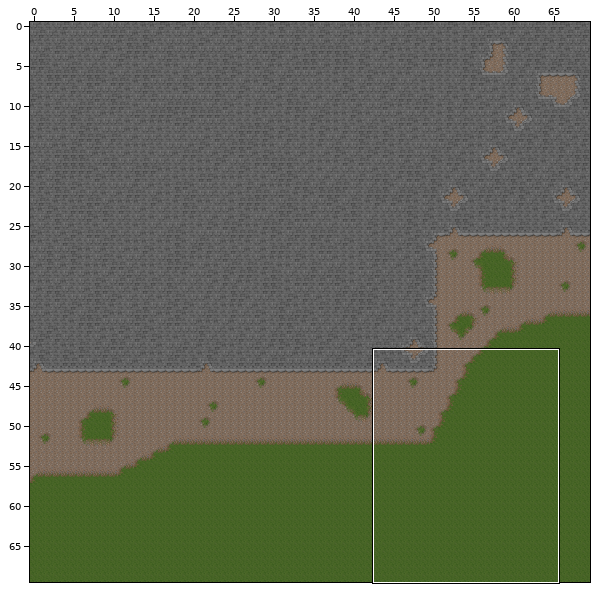
A Tiled map gets an edit: resources/level1.tmx. Above: a wide view before the commit, with the close-up outlined.
Close-up. Before the edit:
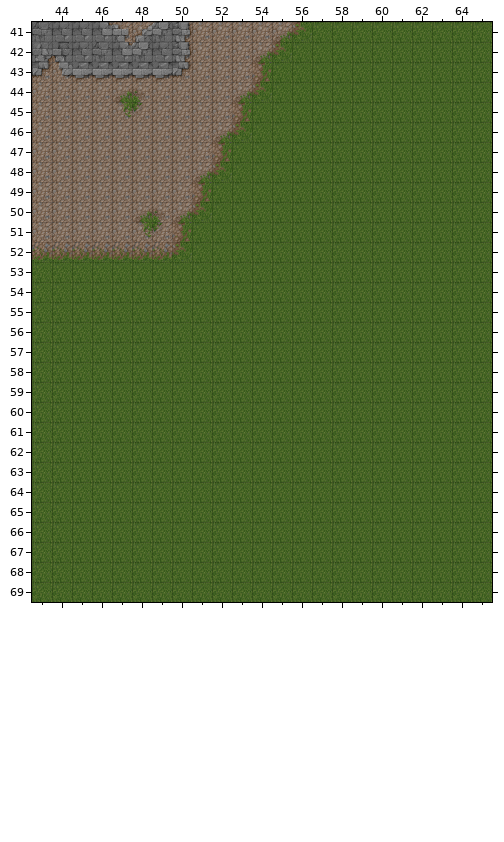
Cells are 40x40 px. Shown: x 43..65, y 41..69. The commit also changed other parts of the map, which this record leaves out.
Now the later version:
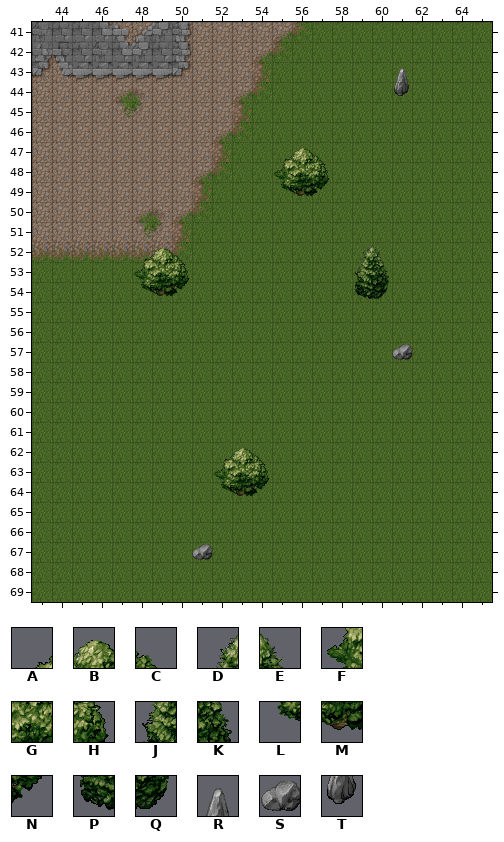
Key: from "level1": A 0, B 1, C 2, D 3, E 4, F 14, G 15, H 16, J 17, K 18, L 28, M 29, N 30, P 31, Q 32, R 54, S 60, T 68.
_ is an empty cell.
Tiles of an added or newly shown layer are drawn over the layers below it.
Difference:
Changed rows in their new state; . is an unchanged cell.
Layer "wallsAndObjects" (added):
first column x 48:
43 .............R
44 .............T
47 .......ABC....
48 .......FGH....
49 .......LMN....
52 ABC........DE.
53 FGH........JK.
54 LMN........PQ.
57 .............S
first column x 51:
62 .ABC
63 .FGH
64 .LMN
67 S...
